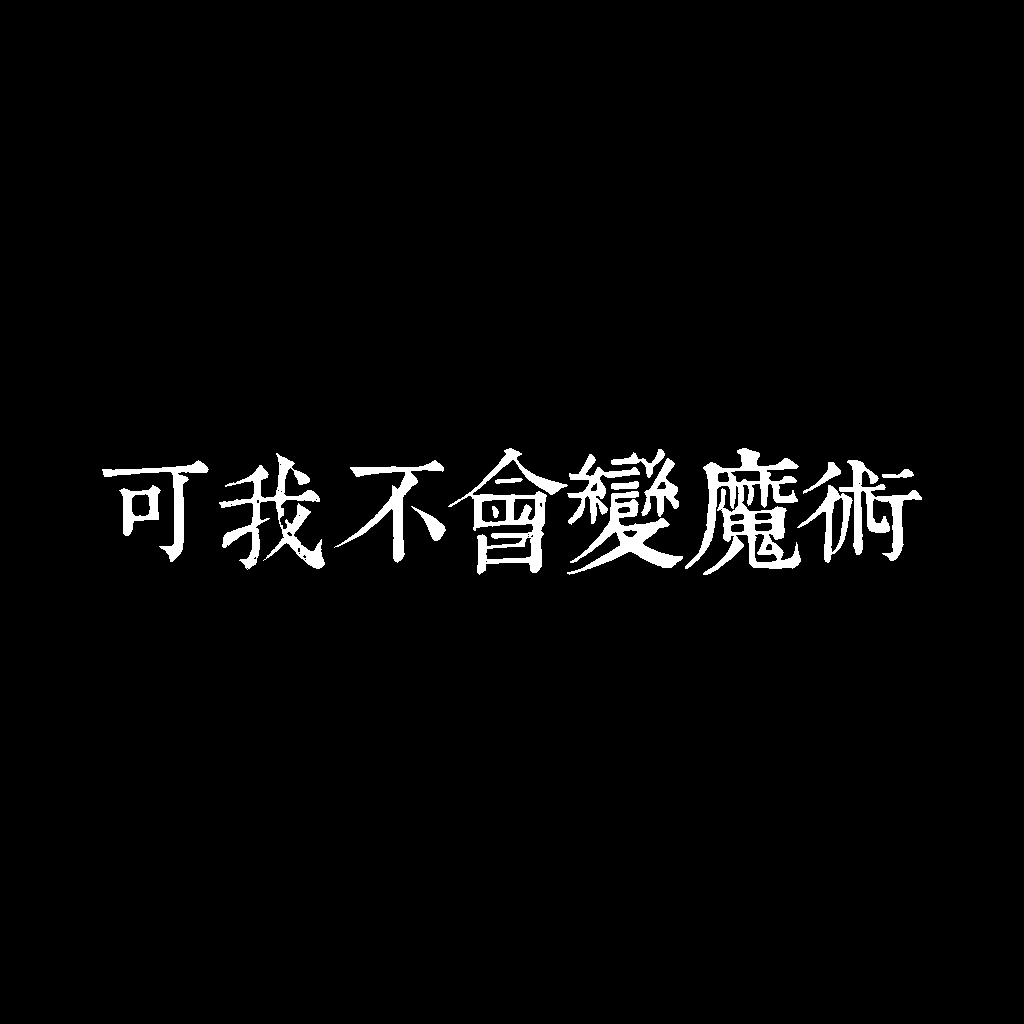
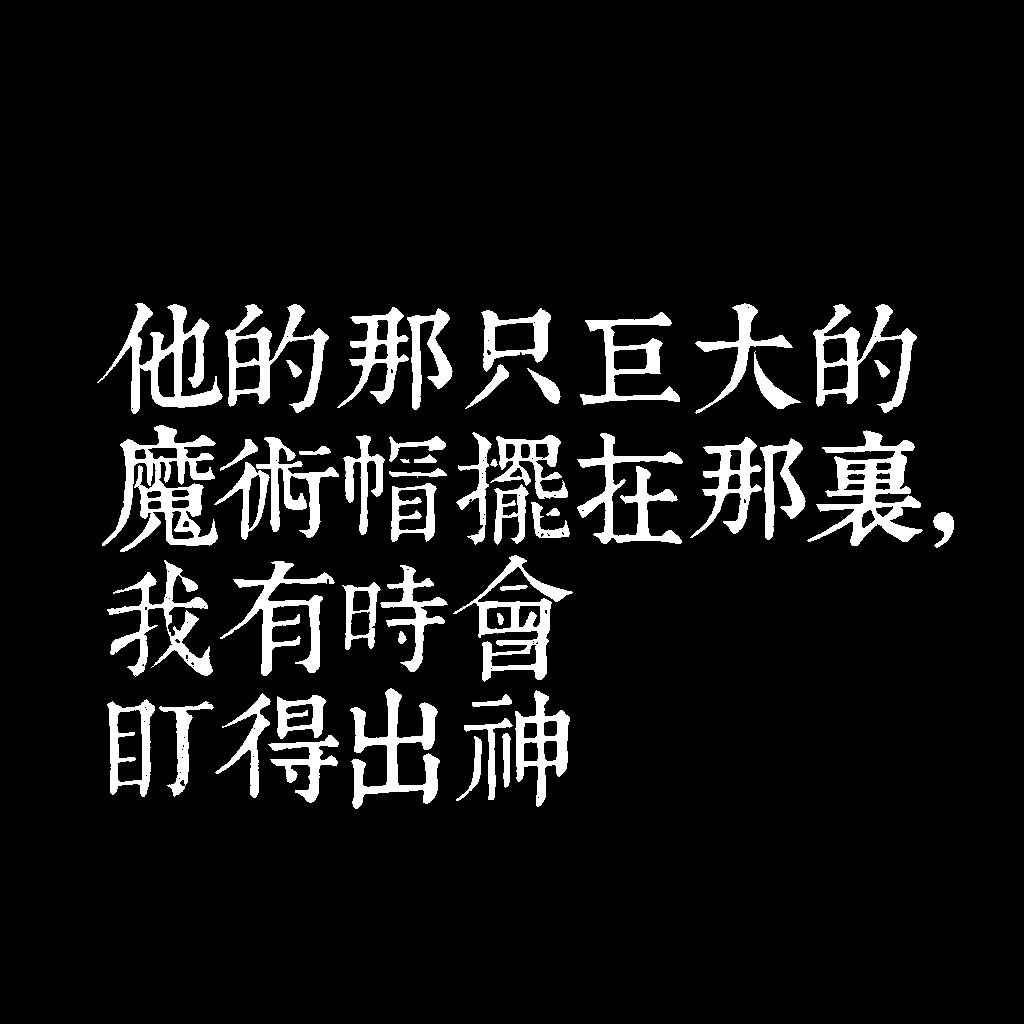
Layered file, before and after one edit (1024x1024). Changes by layer:
renamed "可我不會變魔術" to "他的那只巨大的 魔術帽擺在那裡， 我有時會 盯得出神", painted on it over bbox(97, 303, 954, 809)
